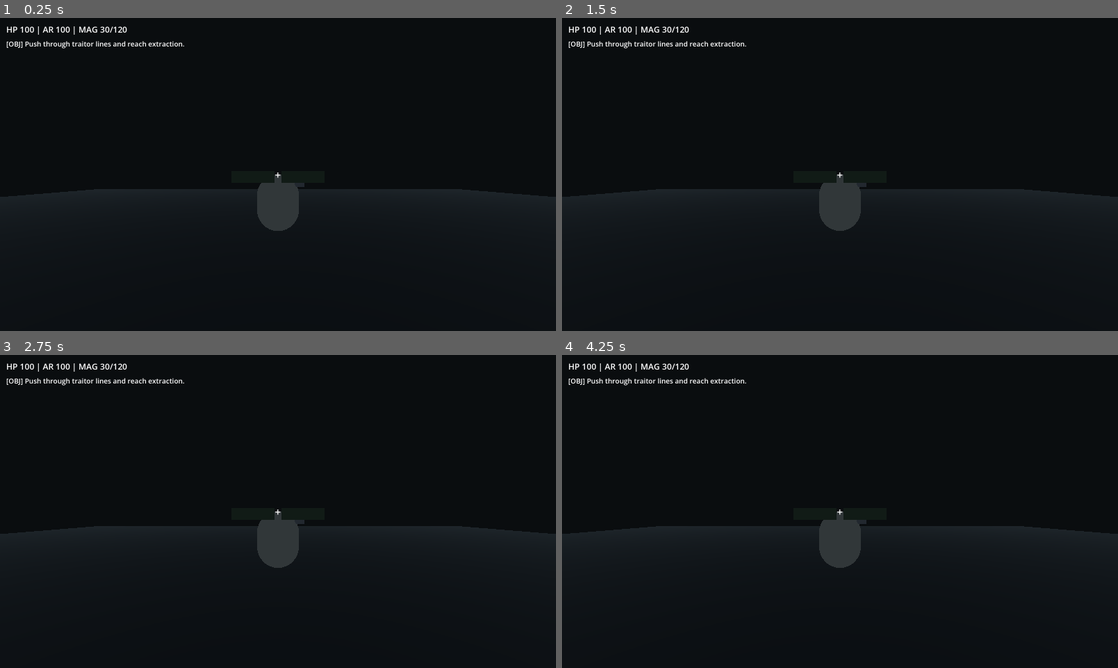
Above: before the commit, frames 1-4 (two rows, left to right).
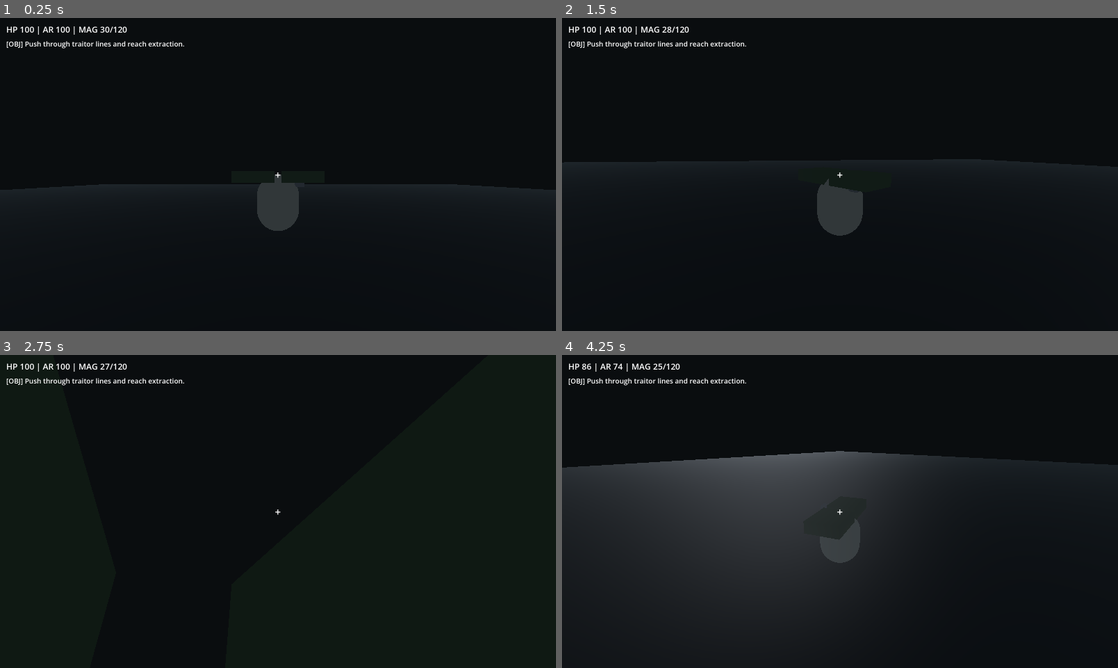
Above: after the commit, the same moments.

Repository: marcel-st/war30k-adventure
Game: Godot game, scene res://scenes/levels/SCN_LVL_VerticalSlice_01.tscn
Same seed, same stepped clock (60 frames per second), same inputs: the game is played once before the commit and once after it.
Inputs (mouse positions are in pixels of both pictures, inside the frame that each line leads up to):
- Up to frame 1 (0.25 s): no input
- Up to frame 2 (1.5 s): move the mouse to (962, 158) at 0.52 s; hold D (move_right, bound only after the commit) 0.53-1.28 s; hold Right mouse button (aim, bound only after the commit) 0.53-1.28 s; click (962, 158) at 0.8 s; move the mouse to (728, 190) at 1.27 s; hold S (move_backward, bound only after the commit) from 1.28 s (still down); click (728, 190) at 1.35 s
- Up to frame 3 (2.75 s): right-click (166, 527) at 1.55 s; move the mouse to (333, 442) at 2.02 s; release S (move_backward, bound only after the commit) at 2.03 s; hold D (move_right, bound only after the commit) from 2.03 s (still down); hold Right mouse button (aim, bound only after the commit) from 2.03 s (still down); click (333, 442) at 2.3 s
- Up to frame 4 (4.25 s): tap Enter at 2.75 s; move the mouse to (812, 574) at 2.77 s; release D (move_right, bound only after the commit) at 2.78 s; release Right mouse button (aim, bound only after the commit) at 2.78 s; hold W (move_forward, bound only after the commit) 2.78-3.53 s; click (812, 574) at 2.85 s; right-click (812, 574) at 3.05 s; move the mouse to (1006, 558) at 3.52 s; hold A (move_left, bound only after the commit) from 3.53 s (still down); hold Shift (sprint, bound only after the commit) from 3.53 s (still down); click (1006, 558) at 3.8 s; tap R (reload, bound only after the commit) at 4.15 s

The runs differ from the first frame. In frame 1, 0.3% of the frame differs, in the area x 0-100%, y 53-56%; in frame 2, 0.5%; in frame 3, 1.2%; in frame 4, 15%, in the area x 0-84%, y 2-69%.
Error before the commit: Parse Error: Cannot infer the type of "health_damage" variable because the value doesn't have a set type. (res://scripts/systems/SYS_GameState.gd:60)

Commit message:
Fix GDScript typing for headless runtime

Diff:
--- a/tps/scripts/gameplay/GP_PlayerController.gd
+++ b/tps/scripts/gameplay/GP_PlayerController.gd
@@ -46,9 +46,9 @@
 		velocity.y = 0.0
 
 func _process_movement(delta: float) -> void:
-	var input_2d := Input.get_vector("move_left", "move_right", "move_forward", "move_backward")
-	var basis := camera_aim.get_move_basis()
-	var move_dir := (basis.x * input_2d.x + -basis.z * input_2d.y)
+	var input_2d: Vector2 = Input.get_vector("move_left", "move_right", "move_forward", "move_backward")
+	var basis: Basis = camera_aim.get_move_basis()
+	var move_dir: Vector3 = (basis.x * input_2d.x + -basis.z * input_2d.y)
 	move_dir.y = 0.0
 	move_dir = move_dir.normalized()
 
@@ -56,7 +56,7 @@
 	if Input.is_action_pressed("sprint"):
 		target_speed = sprint_speed
 
-	var target_velocity := move_dir * target_speed
+	var target_velocity: Vector3 = move_dir * target_speed
 	var horiz_velocity := Vector3(velocity.x, 0.0, velocity.z)
 	horiz_velocity = horiz_velocity.lerp(target_velocity, clamp(acceleration * delta, 0.0, 1.0))
 	velocity.x = horiz_velocity.x
@@ -89,7 +89,7 @@
 func apply_damage(raw_damage: float) -> void:
 	if raw_damage <= 0.0 or health <= 0.0:
 		return
-	var absorbed := min(armor, raw_damage * 0.65)
+	var absorbed: float = min(armor, raw_damage * 0.65)
 	armor -= absorbed
 	health = max(0.0, health - (raw_damage - absorbed))
 	GameState.health = health
--- a/tps/scripts/systems/SYS_GameState.gd
+++ b/tps/scripts/systems/SYS_GameState.gd
@@ -26,8 +26,8 @@
 	emit_signal("objective_changed", objective_text, objective_completed)
 
 func configure_ammo(magazine: int, reserve: int) -> void:
-	ammo_in_magazine = max(0, magazine)
-	ammo_reserve = max(0, reserve)
+	ammo_in_magazine = maxi(0, magazine)
+	ammo_reserve = maxi(0, reserve)
 	emit_player_stats()
 
 func can_fire() -> bool:
@@ -45,8 +45,8 @@
 		return false
 	if ammo_in_magazine >= max_magazine_size or ammo_reserve <= 0:
 		return false
-	var needed := max_magazine_size - ammo_in_magazine
-	var moved := min(needed, ammo_reserve)
+	var needed: int = max_magazine_size - ammo_in_magazine
+	var moved: int = mini(needed, ammo_reserve)
 	ammo_in_magazine += moved
 	ammo_reserve -= moved
 	emit_player_stats()
@@ -55,9 +55,9 @@
 func damage_player(raw_damage: float) -> void:
 	if raw_damage <= 0.0 or health <= 0.0:
 		return
-	var armor_absorb := min(armor, raw_damage * 0.65)
+	var armor_absorb: float = minf(armor, raw_damage * 0.65)
 	armor -= armor_absorb
-	var health_damage := raw_damage - armor_absorb
+	var health_damage: float = raw_damage - armor_absorb
 	health = max(0.0, health - health_damage)
 	emit_player_stats()
 	if health <= 0.0:
@@ -122,7 +122,7 @@
 func _ensure_action(action_name: String, events: Array[InputEvent]) -> void:
 	if not InputMap.has_action(action_name):
 		InputMap.add_action(action_name)
-	var existing_events := InputMap.action_get_events(action_name)
+	var existing_events: Array[InputEvent] = InputMap.action_get_events(action_name)
 	if existing_events.is_empty():
 		for event in events:
 			InputMap.action_add_event(action_name, event)
--- a/tps/scripts/weapons/WPN_Boltgun.gd
+++ b/tps/scripts/weapons/WPN_Boltgun.gd
@@ -33,16 +33,16 @@
 		start_reload()
 		return
 	_fire_cooldown = 1.0 / max(0.1, fire_rate)
-	var from := camera.global_position
-	var to := from + (-camera.global_basis.z * range)
-	var space_state := get_world_3d().direct_space_state
-	var query := PhysicsRayQueryParameters3D.create(from, to)
+	var from: Vector3 = camera.global_position
+	var to: Vector3 = from + (-camera.global_basis.z * range)
+	var space_state: PhysicsDirectSpaceState3D = get_world_3d().direct_space_state
+	var query: PhysicsRayQueryParameters3D = PhysicsRayQueryParameters3D.create(from, to)
 	query.collide_with_areas = true
-	var hit := space_state.intersect_ray(query)
+	var hit: Dictionary = space_state.intersect_ray(query)
 	if hit.has("position"):
-		var impact := hit["position"] as Vector3
+		var impact: Vector3 = hit["position"] as Vector3
 		_spawn_debug_tracer(from, impact)
-		var collider := hit.get("collider")
+		var collider: Variant = hit.get("collider")
 		if collider and collider.has_method("apply_damage"):
 			collider.apply_damage(damage)
 	else:
@@ -57,8 +57,8 @@
 	_reload_timer = reload_duration
 
 func _spawn_debug_tracer(start: Vector3, finish: Vector3) -> void:
-	var mesh_instance := MeshInstance3D.new()
-	var tracer := ImmediateMesh.new()
+	var mesh_instance: MeshInstance3D = MeshInstance3D.new()
+	var tracer: ImmediateMesh = ImmediateMesh.new()
 	tracer.surface_begin(Mesh.PRIMITIVE_LINES)
 	tracer.surface_set_color(Color(1.0, 0.8, 0.3, 1.0))
 	tracer.surface_add_vertex(to_local(start))
@@ -66,5 +66,5 @@
 	tracer.surface_end()
 	mesh_instance.mesh = tracer
 	add_child(mesh_instance)
-	var timer := get_tree().create_timer(0.08)
+	var timer: SceneTreeTimer = get_tree().create_timer(0.08)
 	timer.timeout.connect(mesh_instance.queue_free)
